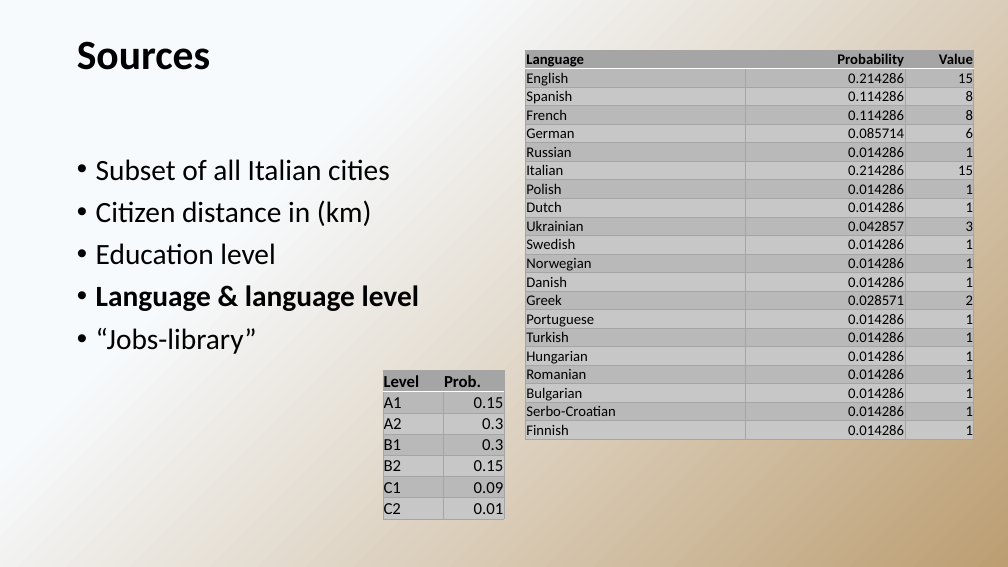
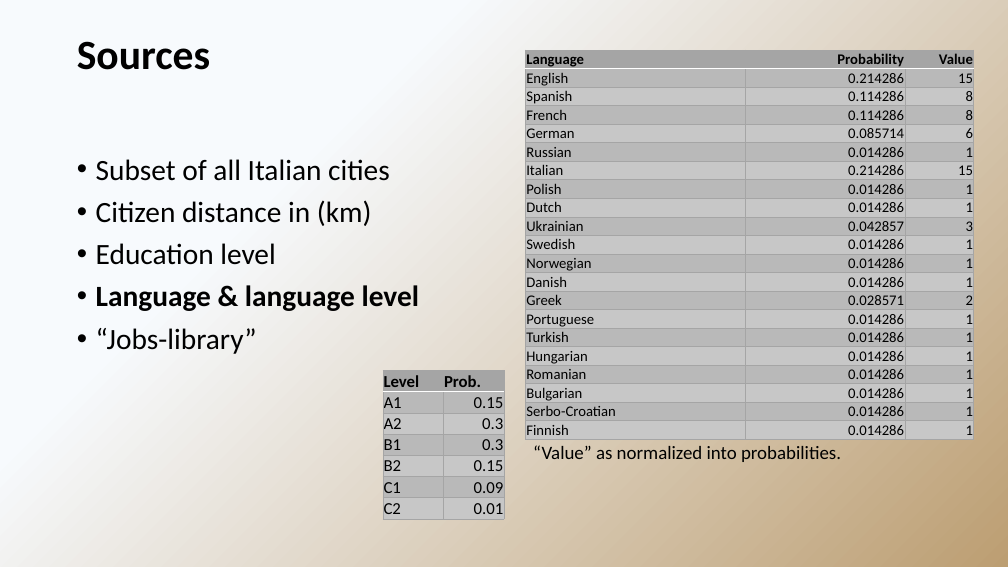
Before and after one commit to jacons/Interpretable-by-design-Human-Recommender, a slide deck: slide 6 of raw_source/Seminar1.pptx. Drawn at 1008x567 pixels with LibreOffice and Linux fonts; fonts in the diff are those of the drawing. Boxes give left, top, right and bottom in pixels: in the first picture for what was removed or moved away, otherwise in the second. Text is boxed around its words. In the diff, an @@ line names an element or a change of style, - is before the commit and + after.

```diff
--- a/raw_source/Seminar1.pptx
+++ b/raw_source/Seminar1.pptx
@@ text added at (533,445,841,462), 18 pt, text #000000 @@
+“Value” as normalized into probabilities.
```
Also in this commit, not shown: 5 other slides changed, 1 slide added, 1 slide removed, 4 other files.
